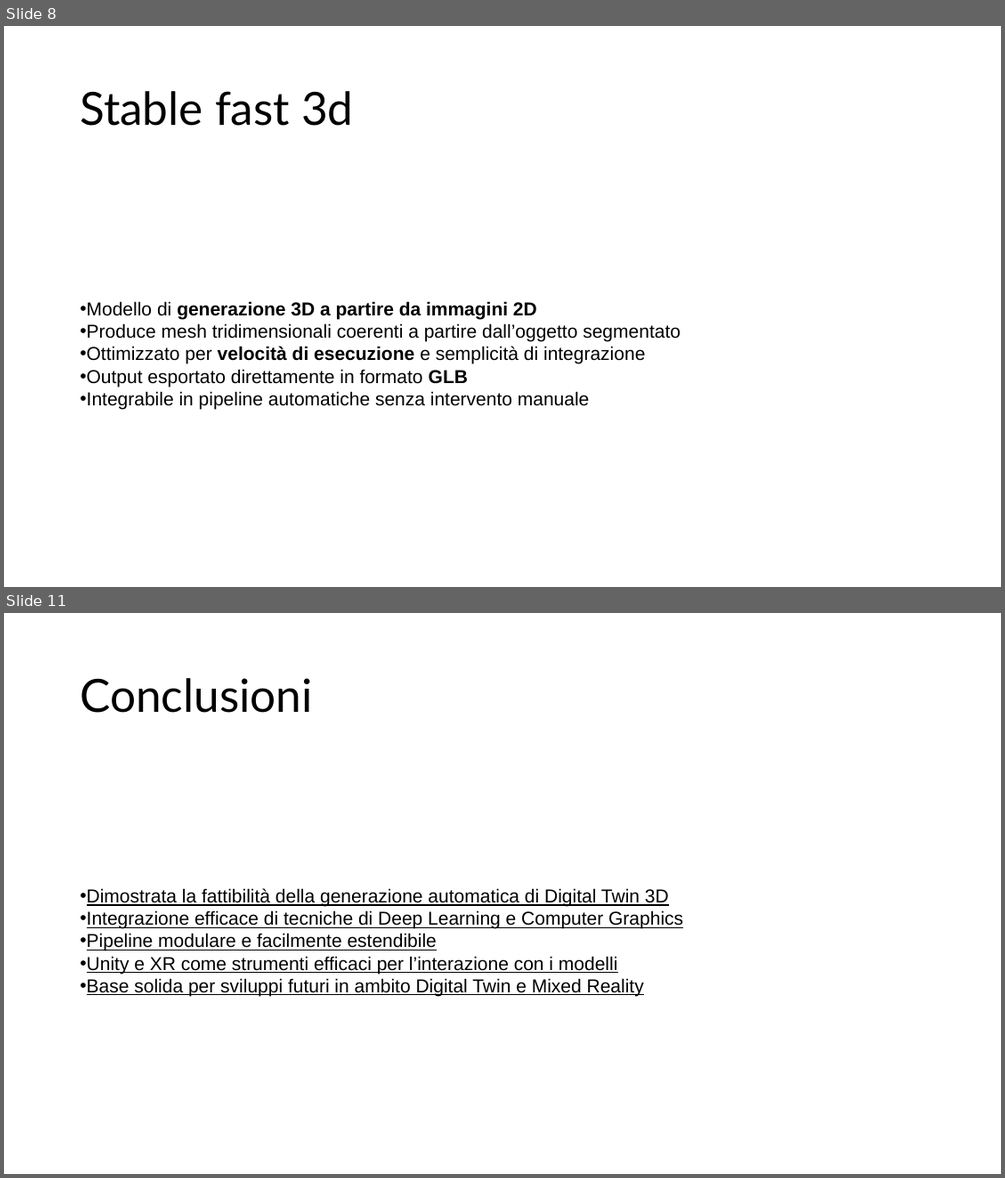
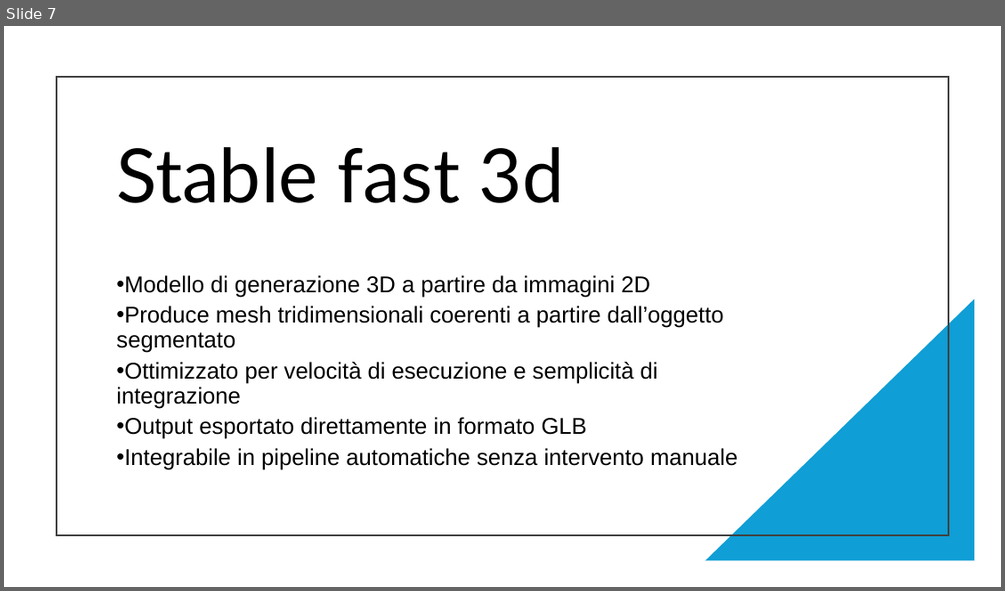
Before and after one commit to divitamarco/DigitalTwinSimulator, a slide deck: relazione/DigitalTwinSimulator.pptx. Shown one above the other, each under a label of ours: slides 8 and 11 before the commit, slide 7 after it; the slides between them are not shown. The pictures are 1005x1178 and 1005x591 pixels, drawn with LibreOffice and Linux fonts; fonts in the diff are those of the drawing. Boxes give left, top, right and bottom in pixels: in the first picture for what was removed or moved away, otherwise in the second. Text is boxed around its words. In the diff, an @@ line names an element or a change of style, - is before the commit and + after.

```diff
--- a/relazione/DigitalTwinSimulator.pptx
+++ b/relazione/DigitalTwinSimulator.pptx
@@ slide 11 removed at [4, 613, 1001, 1174], background #FFFFFF @@
@@ title removed at [80, 678, 312, 713] @@
-Conclusioni
@@ text removed at [80, 888, 683, 996] @@
-• Dimostrata la fattibilità della generazione automatica di Digital Twin 3D
-• Integrazione efficace di tecniche di Deep Learning e Computer Graphics
-• Pipeline modulare e facilmente estendibile
-• Unity e XR come strumenti efficaci per l’interazione con i modelli
-• Base solida per sviluppi futuri in ambito Digital Twin e Mixed Reality
@@ what was slide 8 is now slide 7 @@
@@ slide 7 changed as well @@
@@ rectangle added at [57, 77, 948, 535], outline #404040 1.5 pt @@
@@ title "Stable fast 3d": place and size @@
-title "Stable fast 3d" at [80, 91, 354, 126]
+title "Stable fast 3d" at [116, 147, 565, 203]
@@ title "Stable fast 3d" at [116, 147, 565, 203]: size 44 to 72 pt @@
@@ text "Modello di generazione 3D a ...": place and size @@
-text "Modello di generazione 3D a ..." at [80, 301, 680, 410]
+text "Modello di generazione 3D a ..." at [116, 275, 737, 470]
@@ text "Modello di generazione 3D a ..." at [116, 275, 737, 470]: size 18 to 22 pt; bold off in "generazione 3D a partire da immagini 2D", "velocità di esecuzione", "GLB"; line spacing 1 to 0.9; more space between paragraphs; vertical alignment middle to top @@
@@ right triangle added at [705, 299, 975, 561], fill #0F9ED5 @@
```
Also in this commit, not shown: 8 other slides changed, 1 other slide removed.
